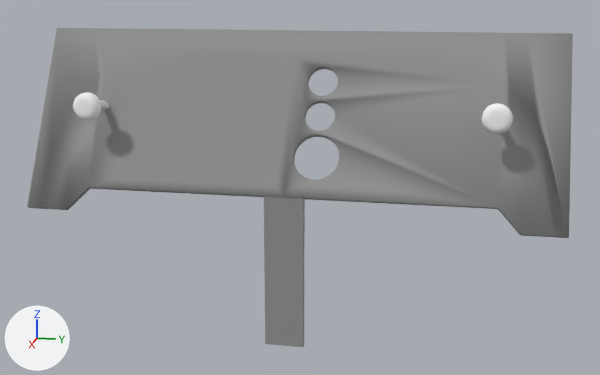
An edit to the Blender file dev/3d/MFI-9B.blend, drawn before and after from the same camera.
Before and after are seen from a camera (50 mm lens) standing at (2.626, 0.3, 0.474) and looking at (1.198, 0.015, 0.117). Lighting does not change. The marker at lower left points along +X, +Y and +Z. The same objects are shown in both versions, whatever each file hides.

The first picture shows 'main_panel', 'switch_panel', 'throttle_handle'.
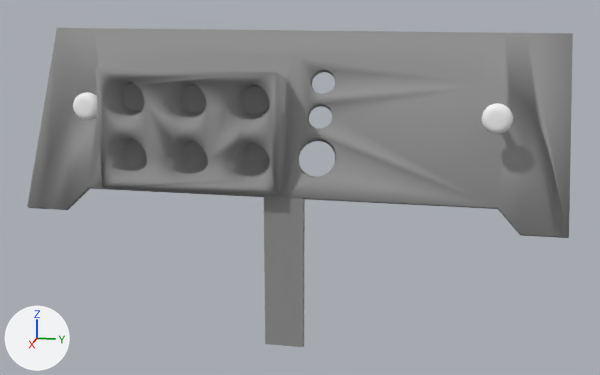
Boxes (x1, y1, x2, y2) around the edits, measured in the pictures (600 x 375 px; the box of a moved part takes in the faces that stretch with it):
'main_panel', reshaped, modifiers changed
    both: (27, 28, 573, 238)
part 1 of me_plane_010, moved or reshaped
    before: (293, 67, 337, 168)
    after: (296, 69, 337, 177)
part 2 of me_plane_009, moved or reshaped (not visible before)
    after: (103, 79, 270, 185)

What the commit changed:
me_plane_010 has 390 vertices, 576 faces and spans x -0.02..0.02, y 0.011..0.091, z 0.075..0.281.
me_plane_010 is used by ob_main_panel_cutouts; location (1.29, 0.0, 0.08); rotation (0.0, -0.471, 0.0), in degrees (0, -27, 0).
me_plane_010 part 1: 192 of 390 vertices moved; they spanned x -0.02, y 0.011..0.091, z 0.075..0.281 and now span x -0.02, y 0.023..0.079, z 0.087..0.273; mean shift (0.0, 0.0, 0.0); largest move (-0.02, 0.055, 0.155) -> (-0.02, 0.054, 0.143).
me_plane_009 has 780 vertices, 1152 faces and spans x -0.05..0.01, y -0.15..0.15, z 0.015..0.195.
me_plane_009 is used by ob_primary_panel_cutouts; location (1.29, -0.165, 0.123).
me_plane_009 part 2: 384 of 780 vertices moved; they spanned x -0.05, y -0.15..0.15, z 0.015..0.195 and now span x -0.05, y -0.134..0.134, z 0.031..0.179; mean shift (0.0, 0.0, 0.0); largest move (-0.05, -0.073, 0.14) -> (-0.05, -0.088, 0.146).
Object 'main_panel' (ob_main_panel) loses its BOOLEAN modifier named 'Boolean'.
Object 'main_panel' (ob_main_panel) gains a BOOLEAN modifier named 'Boolean.002'.
Object 'main_panel' (ob_main_panel) gains a BOOLEAN modifier named 'Boolean'.
Modifier setting: object = ob_primary_panel.
Modifier setting: operation = 'UNION'.
Modifier setting: solver = 'FLOAT'.
